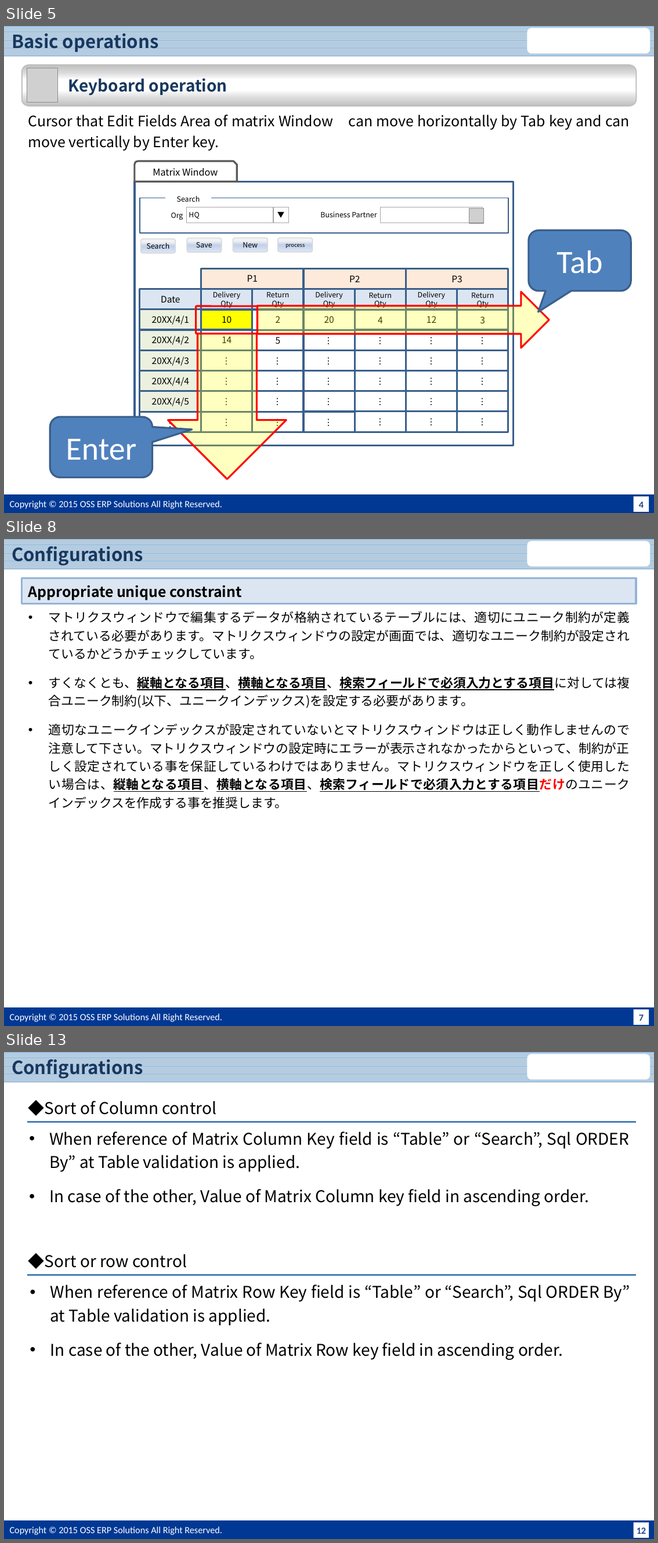
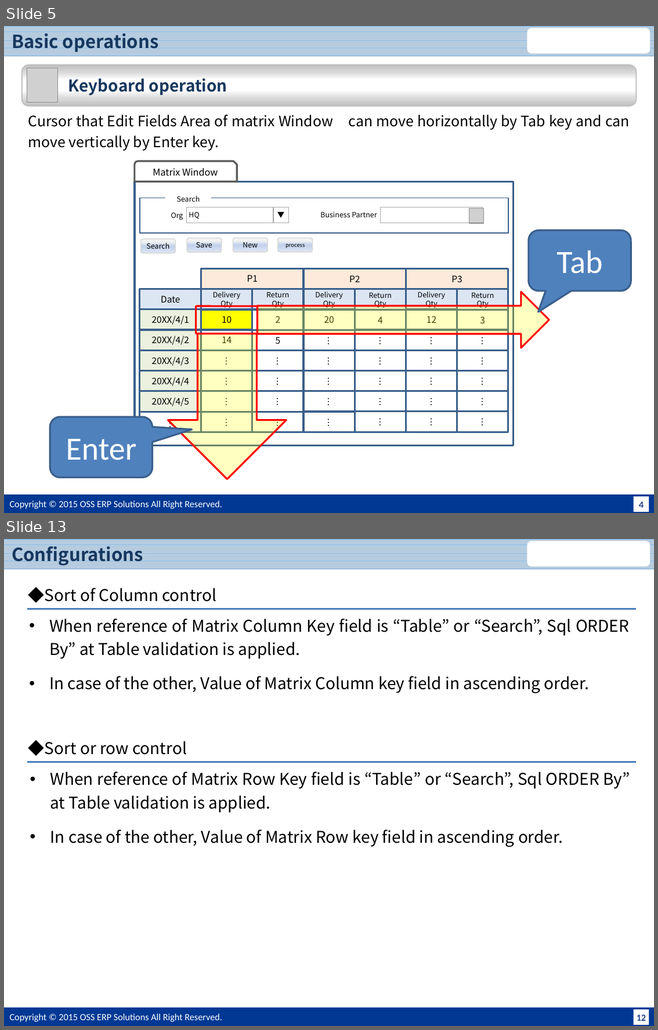
Before and after one commit to JPiere/jpiere.plugin.webui.matrixwindow, a slide deck: Doc/JPIERE-0098_MatrixWindow.pptx. Shown one above the other, each under a label of ours: slides 5, 8 and 13 before the commit, slides 5 and 13 after it; the slides between them are not shown. The pictures are 658x1543 and 658x1030 pixels, drawn with LibreOffice and Linux fonts; fonts in the diff are those of the drawing; grey boxes stand for pictures; background and template pictures are left out. Boxes give left, top, right and bottom in pixels: in the first picture for what was removed or moved away, otherwise in the second. Text is boxed around its words. In the diff, an @@ line names an element or a change of style, - is before the commit and + after.

```diff
--- a/Doc/JPIERE-0098_MatrixWindow.pptx
+++ b/Doc/JPIERE-0098_MatrixWindow.pptx
@@ slide 8 removed at (x1=4, y1=539, x2=654, y2=1026), background #FFFFFF; not listed: 5 template elements that a slide beside it also shows @@
@@ title removed at (x1=12, y1=542, x2=143, y2=566) @@
-Configurations
@@ rectangle removed at (x1=22, y1=578, x2=636, y2=603) @@
-Appropriate unique constraint
@@ text removed at (x1=49, y1=611, x2=629, y2=809) @@
-• マトリクスウィンドウで編集するデータが格納されているテーブルには、適切にユニーク制約が定義されている必要があります。マトリクスウィンドウの設定が画面では、適切なユニーク制約が設定されているかどうかチェックしています。
-• すくなくとも、縦軸となる項目、横軸となる項目、検索フィールドで必須入力とする項目に対しては複合ユニーク制約(以下、ユニークインデックス)を設定する必要があります。
-• 適切なユニークインデックスが設定されていないとマトリクスウィンドウは正しく動作しませんので注意して下さい。マトリクスウィンドウの設定時にエラーが表示されなかったからといって、制約が正しく設定されている事を保証しているわけではありません。マトリクスウィンドウを正しく使用したい場合は、縦軸となる項目、横軸となる項目、検索フィールドで必須入力とする項目だけのユニークインデックスを作成する事を推奨します。
```
Also in this commit, not shown: 5 slides changed, 4 slides added, 4 other slides removed, 4 other files.
